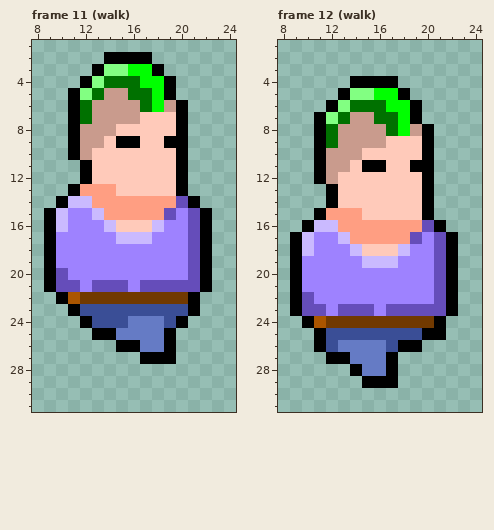
A pixel-art file gets an edit: Assets/Sprites/wanderer.ase. That is the earlier state.
32x32 pixels, 12 frames. Shown: frame 11 (walk): x 8..24, y 1..31; frame 12 (walk): x 8..24, y 1..31. The commit also changed other frames, which this record leaves out.
And afterwards:
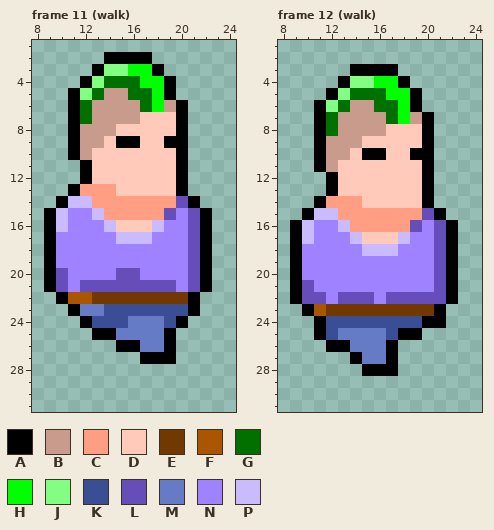
Palette (. is transparent): A #000000  B #c99b8d  C #ff9e82  D #ffcaba  E #713900  F #aa5500  G #007100  H #00ff00  J #82ff82  K #3a4e96  L #654dba  M #657bc5  N #9e82ff  P #cabaff
Difference:
Frame 11 (walk), layer "Body":
Colour E becomes colour F in row 22 at x 12.
Colour N becomes colour L in row 20 at x 15 to 16; in row 21 at x 12 and 16.
Colour K becomes colour M in row 23 at x 12 to 13.
Colour L becomes colour N in row 21 at x 11 and 20.
Frame 12 (walk), layer "Body":
The author put colour A in row 3 at x 14 to 17; in row 4 at x 13 and 18; in row 5 at x 12 and 19; in row 6 at x 11; in row 7 at x 20; in row 14 at x 11.
The author put colour A in row 15 at x 10 and 21; in row 16 at x 9 and 22.
Colour B becomes colour A in row 12 at x 12.
Colour D becomes colour A in row 10 at x 15 to 16 and 19.
Colour E becomes colour A in row 24 at x 20.
Colour F becomes colour A in row 24 at x 11.
Colour K becomes colour A in row 25 at x 18 to 19; in row 26 at x 12 and 17.
Colour L becomes colour A in row 23 at x 10 and 21.
Colour M becomes colour A in row 26 at x 13; in row 27 at x 14; in row 28 at x 15 to 16.
Colour A becomes colour B in row 7 at x 19.
Colour G becomes colour B in row 6 at x 14 to 15; in row 7 at x 13 and 16; in row 9 at x 12.
Colour A becomes colour C in row 14 at x 12.
Colour D becomes colour C in row 14 at x 13 to 14; in row 15 at x 15 to 19.
Colour A becomes colour D in row 11 at x 15 to 16 and 19.
Colour B becomes colour D in row 8 at x 19; in row 9 at x 15 to 16; in row 10 at x 14; in row 11 at x 13.
Colour C becomes colour D in row 17 at x 15 to 17.
Colour G becomes colour D in row 8 at x 17.
Colour H becomes colour D in row 8 at x 18.
Colour L becomes colour E in row 23 at x 13 to 15 and 17 to 20.
Colour N becomes colour E in row 23 at x 12 and 16.
Colour L becomes colour F in row 23 at x 11.
Colour H becomes colour G in row 5 at x 16; in row 6 at x 17.
Colour J becomes colour G in row 5 at x 14 to 15; in row 6 at x 13; in row 7 at x 12.
Colour A becomes colour H in row 4 at x 16 to 17; in row 5 at x 18.
Colour A becomes colour J in row 4 at x 14 to 15; in row 5 at x 13; in row 6 at x 12.
Colour E becomes colour K in row 24 at x 12 to 19.
Colour A becomes colour L in row 15 at x 20; in row 16 at x 21.
Colour C becomes colour L in row 16 at x 19.
Colour N becomes colour L in row 21 at x 10; in row 22 at x 11, 13 to 15 and 17 to 20.
Colour K becomes colour M in row 25 at x 13 to 16.
Colour L becomes colour N in row 16 at x 20; in row 17 at x 19.
Colour P becomes colour N in row 16 at x 11 to 12; in row 17 at x 13; in row 18 at x 10, 14 and 18; in row 19 at x 15 to 17.
Colour A becomes colour P in row 15 at x 11; in row 16 at x 10.
Colour C becomes colour P in row 15 at x 12; in row 16 at x 13; in row 17 at x 14 and 18.
Colour D becomes colour P in row 18 at x 15 to 17.
Colour A is removed in row 12 at x 11; in row 23 at x 9 and 22; in row 24 at x 10; in row 25 at x 20 to 21; in row 26 at x 11 and 18 to 19; in row 27 at x 12 to 13.
Colour A is removed in row 28 at x 14; in row 29 at x 15 to 17.
